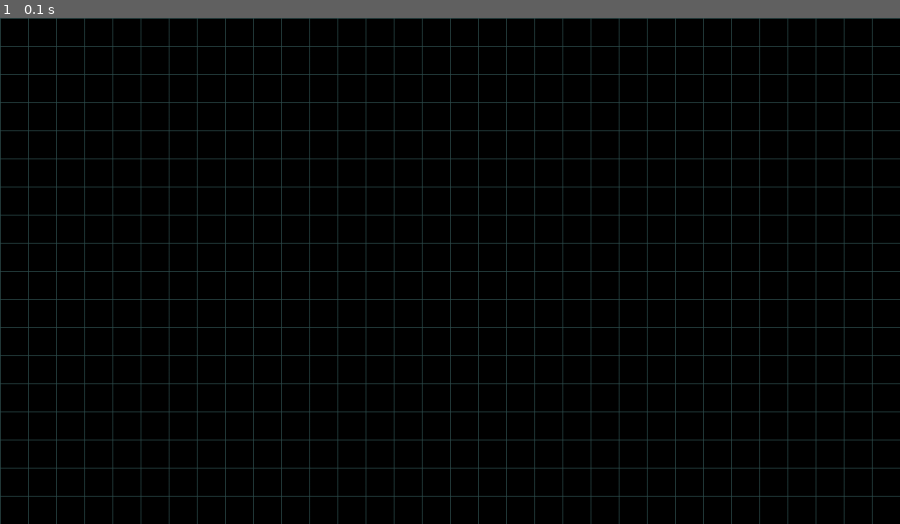
Above: before the commit, frame 1.
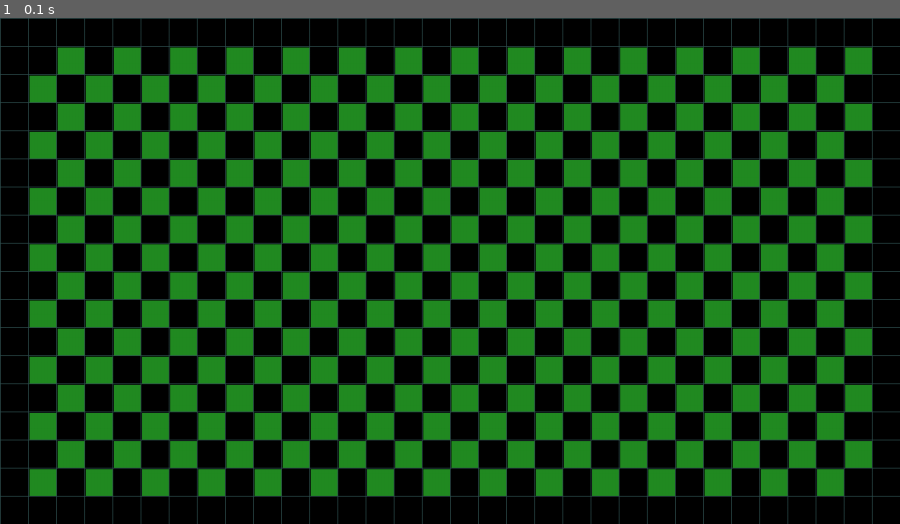
Above: after the commit, the same moment.

Repository: koen-db/PygameOfLife
Game: pygame game, started from game_of_life.py
Same seed, same stepped clock (60 frames per second), same inputs: the game is played once before the commit and once after it.
Inputs:
- Up to frame 1 (0.1 s): no input

The runs differ from the first frame. In frame 1, 39% of the frame differs, in the area x 3-97%, y 5-95%.

Commit message:
Draw a checkerboard pattern

Diff:
--- a/game_of_life.py
+++ b/game_of_life.py
@@ -3,10 +3,13 @@
 SCHERM = BREEDTE, HOOGTE = 1280,720
 SNELHEID = 10
 TEGEL = 40
+K, R = BREEDTE // TEGEL, HOOGTE // TEGEL
 
 pygame.init()
 speelveld = pygame.display.set_mode(SCHERM)
 klok = pygame.time.Clock()
+
+huidig_veld = [[(k + r) % 2 for k in range(K-1)] for r in range(R-1)]
 
 while True:
 
@@ -18,5 +21,10 @@
     [pygame.draw.line(speelveld, pygame.Color('darkslategray'), (x, 0), (x, HOOGTE)) for x in range(0, BREEDTE, TEGEL)]
     [pygame.draw.line(speelveld, pygame.Color('darkslategray'), (0, y), (BREEDTE, y)) for y in range(0, HOOGTE, TEGEL)]
 
+    for x in range(1, K - 1):
+        for y in range(1, R - 1):
+            if huidig_veld[y][x]:
+                pygame.draw.rect(speelveld, pygame.Color('forestgreen'), (x * TEGEL + 2, y * TEGEL + 2, TEGEL - 2, TEGEL - 2))
+
     pygame.display.flip()
     klok.tick(SNELHEID)
Not shown, changed: game_of_life.md
